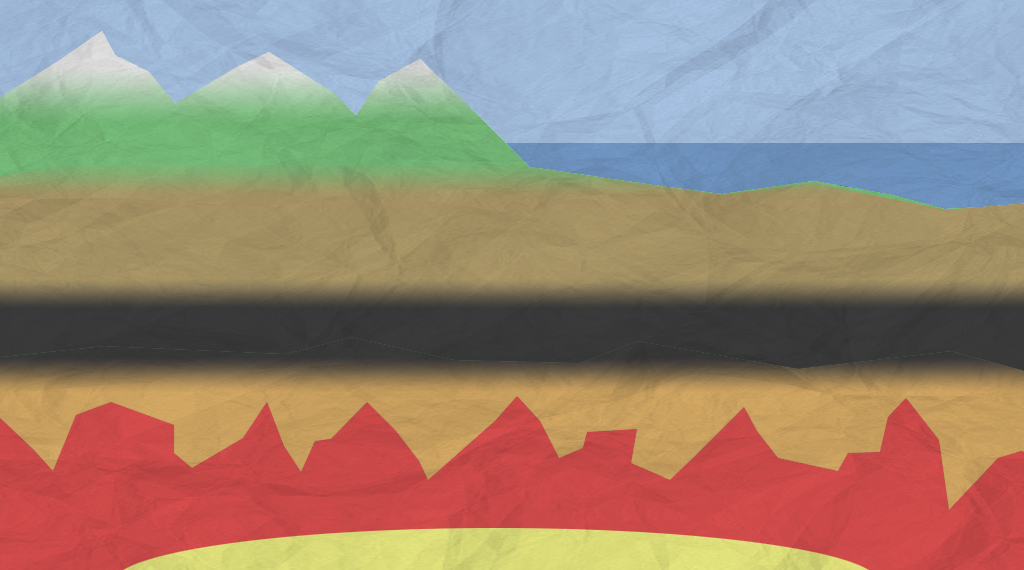
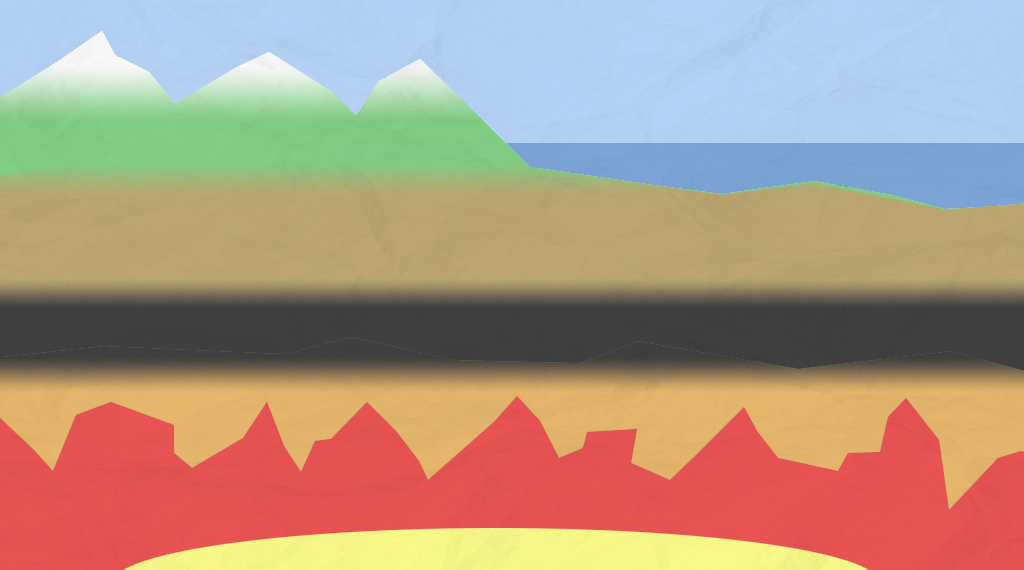
Revision of a layered 1024×570 image; what changed, layer by layer:
painted on "Layer 2" over [0, 0, 1024, 570]
